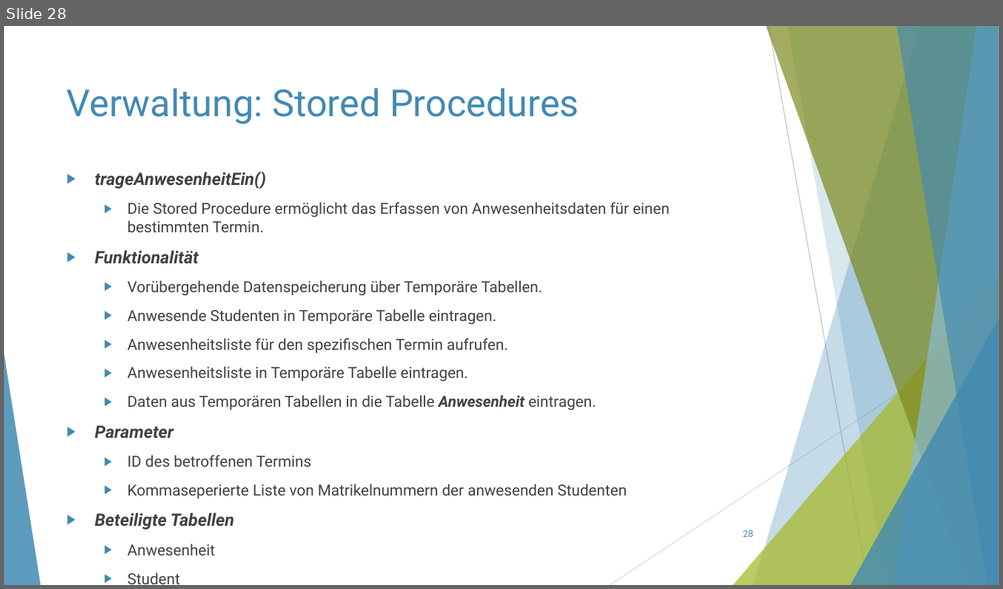
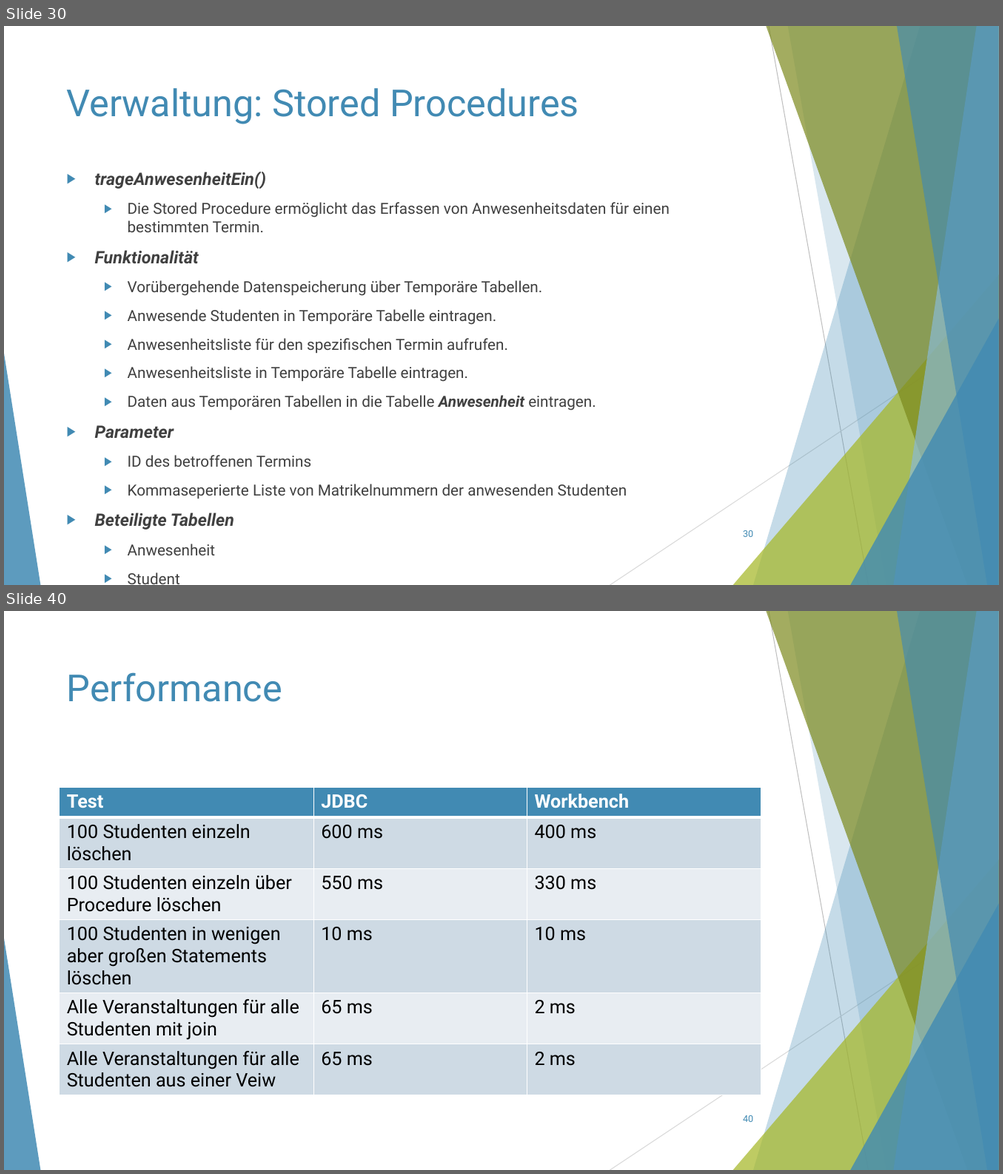
Before and after one commit to ThorbenKonopka/db_WS23_24, a slide deck: Präsentation/Präsentation.pptx. Shown one above the other, each under a label of ours: slide 28 before the commit, slides 30 and 40 after it; the slides between them are not shown. The pictures are 1003x589 and 1003x1174 pixels, drawn with LibreOffice and Linux fonts; fonts in the diff are those of the drawing. Boxes give left, top, right and bottom in pixels: in the first picture for what was removed or moved away, otherwise in the second. Text is boxed around its words. In the diff, an @@ line names an element or a change of style, - is before the commit and + after.

```diff
--- a/Präsentation/Präsentation.pptx
+++ b/Präsentation/Präsentation.pptx
@@ slide 40 added at (4, 611, 999, 1170), background #FFFFFF; not listed: 10 template elements that a slide beside it also shows @@
@@ title added at (67, 672, 282, 702), 36 pt, text #418AB3 @@
+Performance
@@ table added at (60, 787, 760, 1124), 6 rows, 3 columns @@
+Test | JDBC | Workbench
+100 Studenten einzeln löschen | 600 ms | 400 ms
+100 Studenten einzeln über Procedure löschen | 550 ms | 330 ms
+100 Studenten in wenigen aber großen Statements löschen | 10 ms | 10 ms
+Alle Veranstaltungen für alle Studenten mit join | 65 ms | 2 ms
+Alle Veranstaltungen für alle Studenten aus einer Veiw | 65 ms | 2 ms
@@ page number added at (743, 1116, 753, 1122), 9 pt, text #418AB3 @@
+40
@@ what was slide 28 is now slide 30 @@
@@ page number at (743, 531, 753, 537): text changed @@
-28
+30
```
Also in this commit, not shown: 24 slides changed, 4 other slides added, 3 slides removed.
